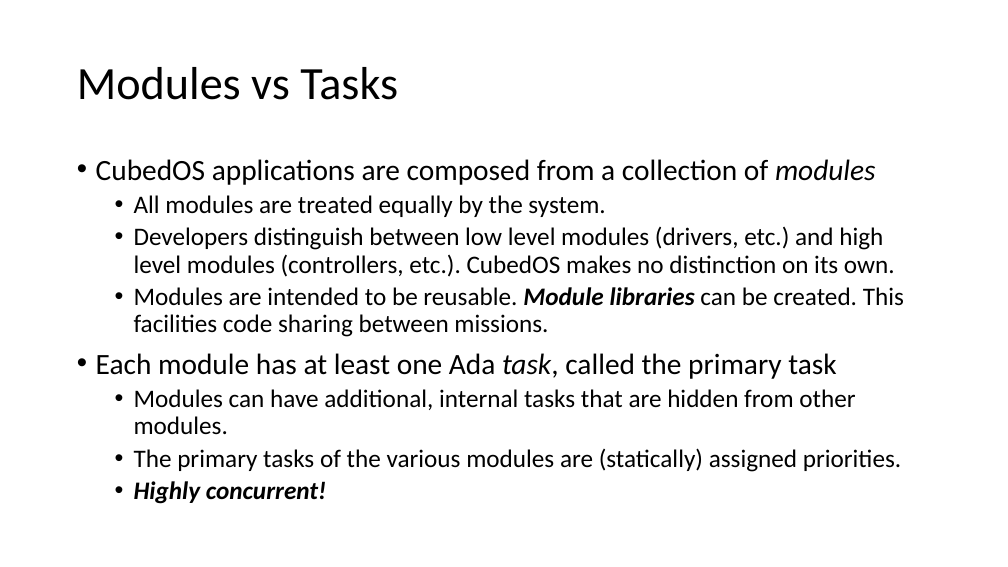
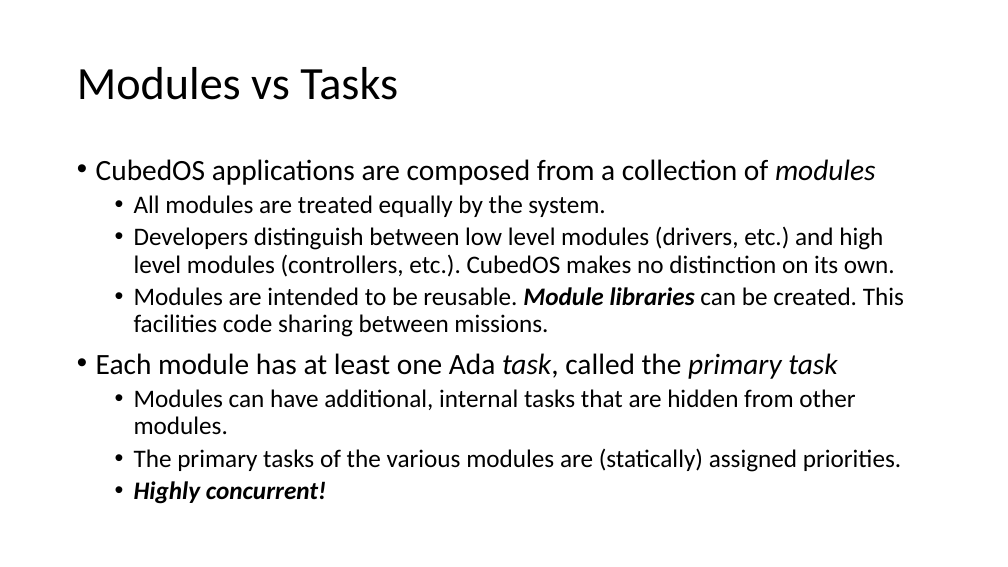
Before and after one commit to cubesatlab/cubedos, a slide deck: slide 4 of doc/Presentations/CubedOS-Architecture.pptx. Drawn at 1008x567 pixels with LibreOffice and Linux fonts; fonts in the diff are those of the drawing. Boxes give left, top, right and bottom in pixels: in the first picture for what was removed or moved away, otherwise in the second. Text is boxed around its words. In the diff, an @@ line names an element or a change of style, - is before the commit and + after.

```diff
--- a/doc/Presentations/CubedOS-Architecture.pptx
+++ b/doc/Presentations/CubedOS-Architecture.pptx
@@ text at (x1=96, y1=353, x2=837, y2=379): italic on in "primary task" @@
```
Also in this commit, not shown: 4 slides added.
